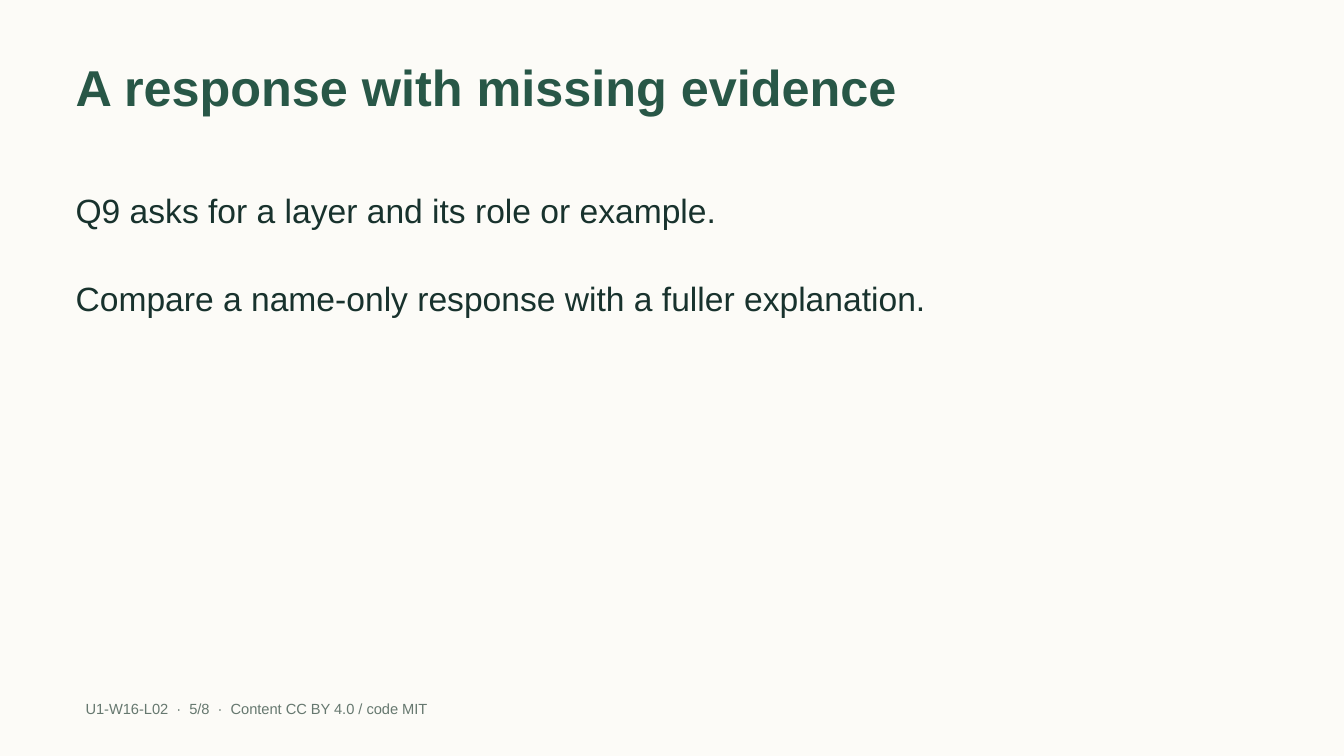
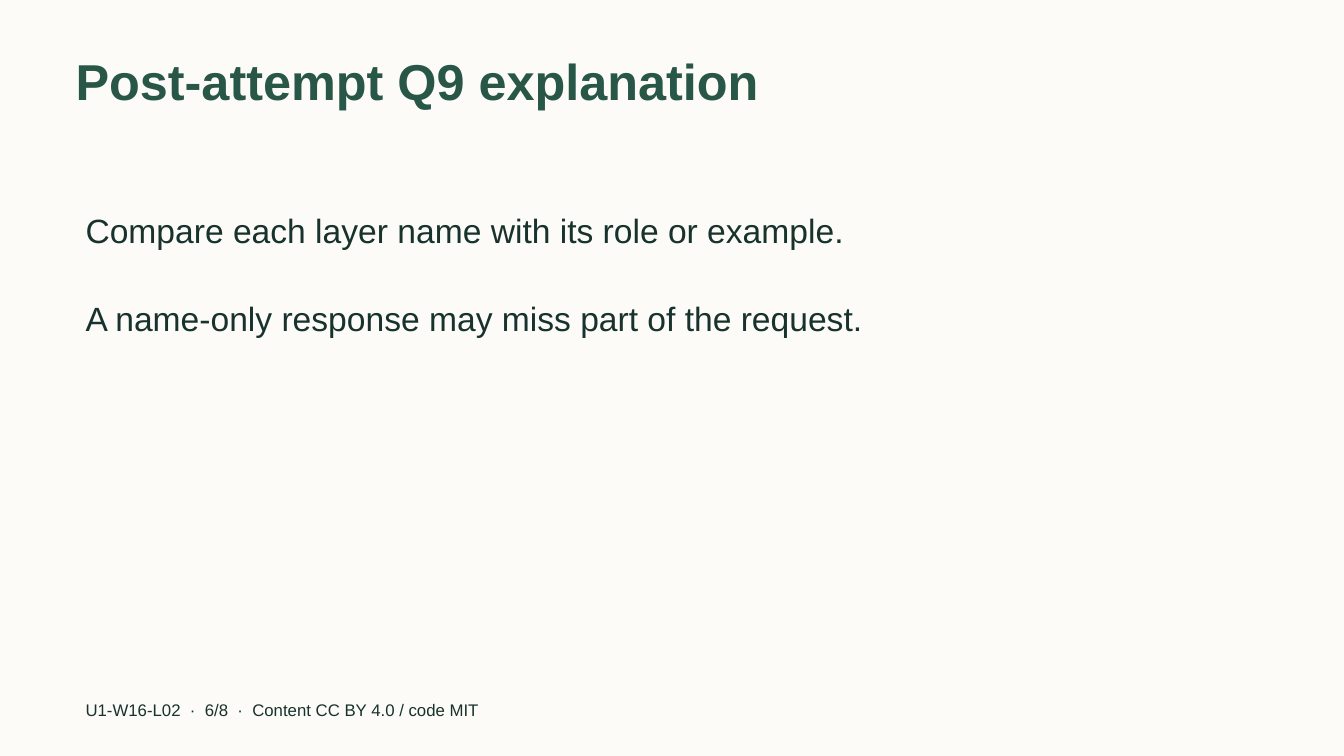
Before and after one commit to EdugenIO/cs-atar-textbook, a slide deck: slide 6 of dist/slides/u1-w16-l02.pptx (slide 5 before the commit). Drawn at 1344x756 pixels with LibreOffice and Linux fonts; fonts in the diff are those of the drawing. Boxes give left, top, right and bottom in pixels: in the first picture for what was removed or moved away, otherwise in the second. Text is boxed around its words. In the diff, an @@ line names an element or a change of style, - is before the commit and + after.

```diff
--- a/dist/slides/u1-w16-l02.pptx
+++ b/dist/slides/u1-w16-l02.pptx
@@ title removed at [76,69,897,116] @@
-A response with missing evidence
@@ title added at [76,63,759,110], 36 pt, text #285747, bold @@
+Post-attempt Q9 explanation
@@ text "Compare each layer name with ..." at [86,218,843,250]: vertical alignment middle to top @@
@@ text at [86,218,843,250]: text changed @@
-Q9 asks for a layer and its role or example.
+Compare each layer name with its role or example.
@@ text "A name-only response may miss ..." at [86,306,862,338]: vertical alignment middle to top @@
@@ text at [86,306,862,338]: text changed @@
-Compare a name-only response with a fuller explanation.
+A name-only response may miss part of the request.
@@ text at [86,704,479,716]: text changed; size 10.5 to 12 pt; text colour #66786F to #18322D @@
-U1-W16-L02 · 5/8 · Content CC BY 4.0 / code MIT
+U1-W16-L02 · 6/8 · Content CC BY 4.0 / code MIT
```
Also in this commit, not shown: 2 other slides changed, 5 slides added, 5 slides removed, 40 other files.
